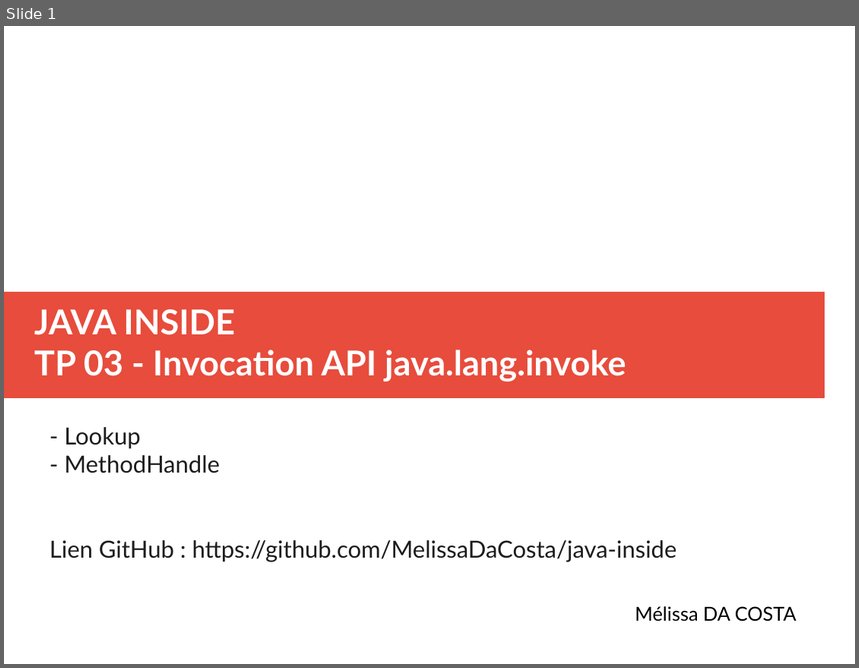
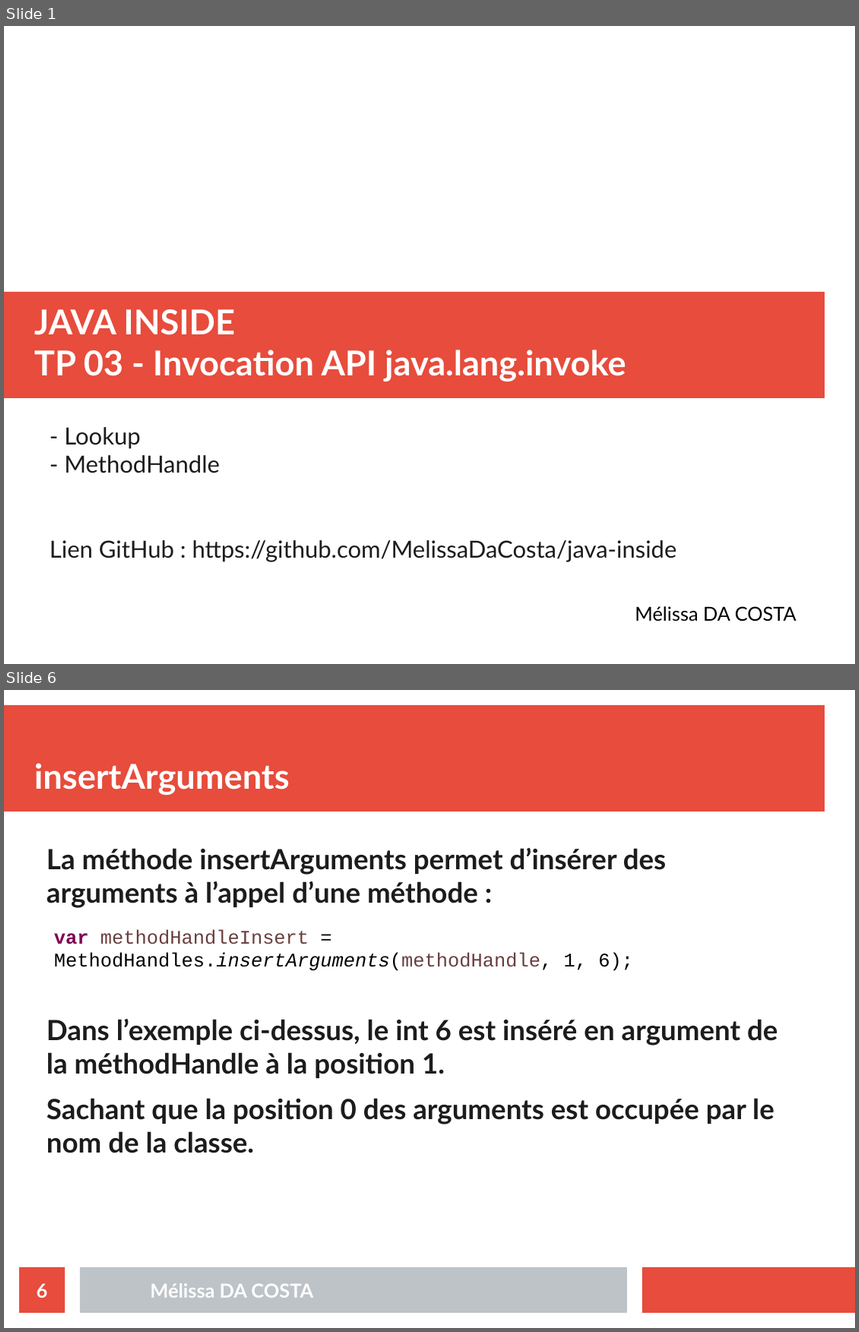
Before and after one commit to MelissaDaCosta/java-inside, a slide deck: lab3/Mélissa_DA_COSTA_slides_TP03.odp. Shown one above the other, each under a label of ours: slide 1 before the commit, slides 1 and 6 after it; the slides between them are not shown. The pictures are 859x668 and 859x1332 pixels, drawn with LibreOffice and Linux fonts; fonts in the diff are those of the drawing. Boxes give left, top, right and bottom in pixels: in the first picture for what was removed or moved away, otherwise in the second. Text is boxed around its words. In the diff, an @@ line names an element or a change of style, - is before the commit and + after.

```diff
--- a/lab3/Mélissa_DA_COSTA_slides_TP03.odp
+++ b/lab3/Mélissa_DA_COSTA_slides_TP03.odp
@@ slide 6 added at <box>4,690,855,1328</box>, background #FFFFFF @@
@@ rectangle added at <box>4,705,825,812</box>, fill #E74C3C @@
@@ title added at <box>34,763,290,795</box>, 32 pt, text #FFFFFF, bold @@
+insertArguments
@@ text added at <box>47,848,778,1154</box>, 26 pt, text #1C1C1C, bold @@
+La méthode insertArguments permet d’insérer des arguments à l’appel d’une méthode :
+Dans l’exemple ci-dessus, le int 6 est inséré en argument de la méthodHandle à la position 1.
+Sachant que la position 0 des arguments est occupée par le nom de la classe.
@@ text added at <box>54,929,633,971</box>, 18 pt, text #000000 @@
+var methodHandleInsert = MethodHandles.insertArguments(methodHandle, 1, 6);
@@ page number added at <box>19,1268,65,1313</box>, fill #E74C3C, 18 pt, text #FFFFFF, bold @@
+6
@@ rectangle added at <box>80,1268,627,1313</box>, fill #BDC3C7 @@
@@ rectangle added at <box>643,1268,855,1313</box>, fill #E74C3C @@
@@ text added at <box>150,1284,313,1298</box>, 18 pt, text #FFFFFF, bold @@
+Mélissa DA COSTA
```
Also in this commit, not shown: 1 slide changed, 5 other slides added, 5 slides removed, 4 other files.
